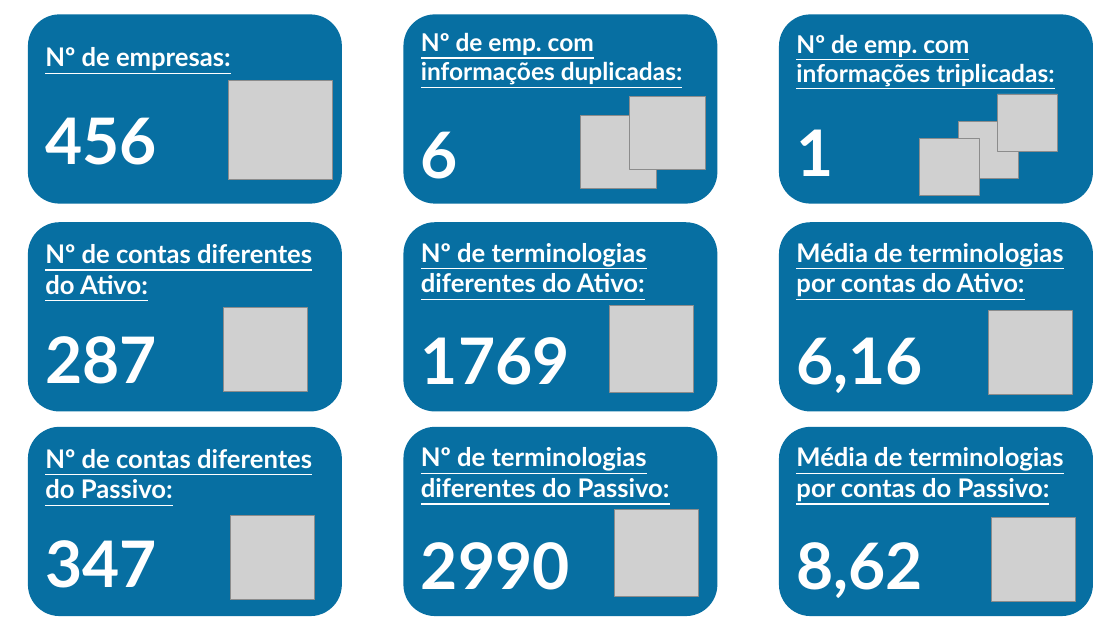
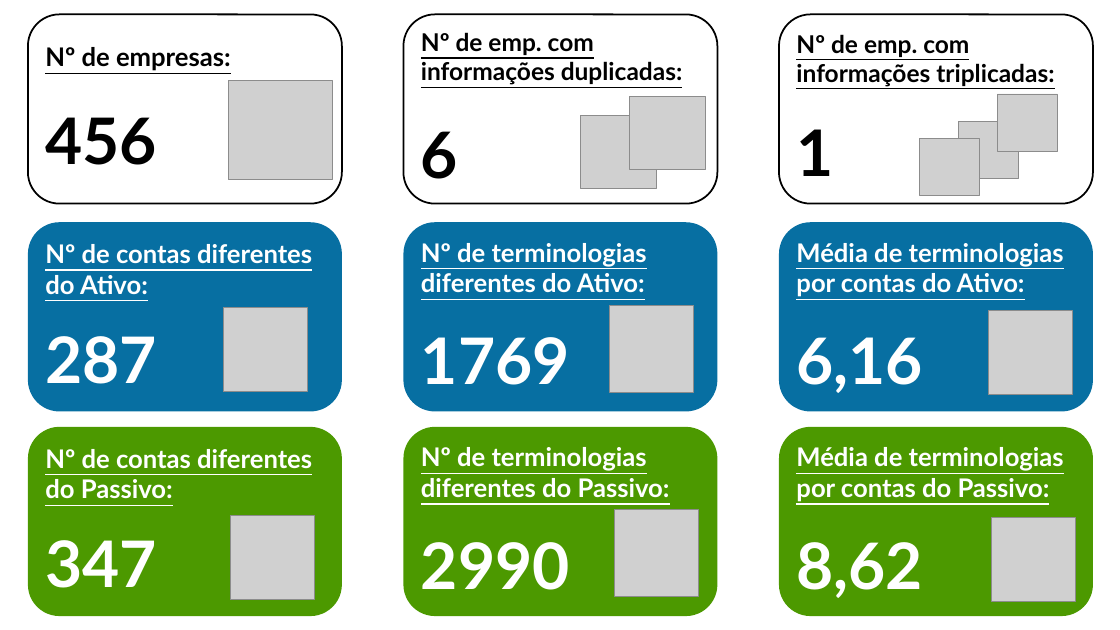
Before and after one commit to caio-azevedo/DFP, a slide deck: slide 1 of sumario.pptx. Drawn at 1120x630 pixels with LibreOffice and Linux fonts; fonts in the diff are those of the drawing; grey boxes stand for pictures. Boxes give left, top, right and bottom in pixels: in the first picture for what was removed or moved away, otherwise in the second. Text is boxed around its words. In the diff, an @@ line names an element or a change of style, - is before the commit and + after.

```diff
--- a/sumario.pptx
+++ b/sumario.pptx
@@ text colour #FFFFFF to #000000; fill #076FA2 to #FFFFFF; outline none to #000000 1.5 pt in 3 elements at [28, 14, 342, 203], [403, 14, 718, 203], [779, 14, 1093, 203] @@
@@ fill #076FA2 to #4C9900 in 3 elements at [28, 427, 342, 616], [403, 427, 718, 616], [779, 427, 1093, 616] @@
```
Also in this commit, not shown: 52 other files.
